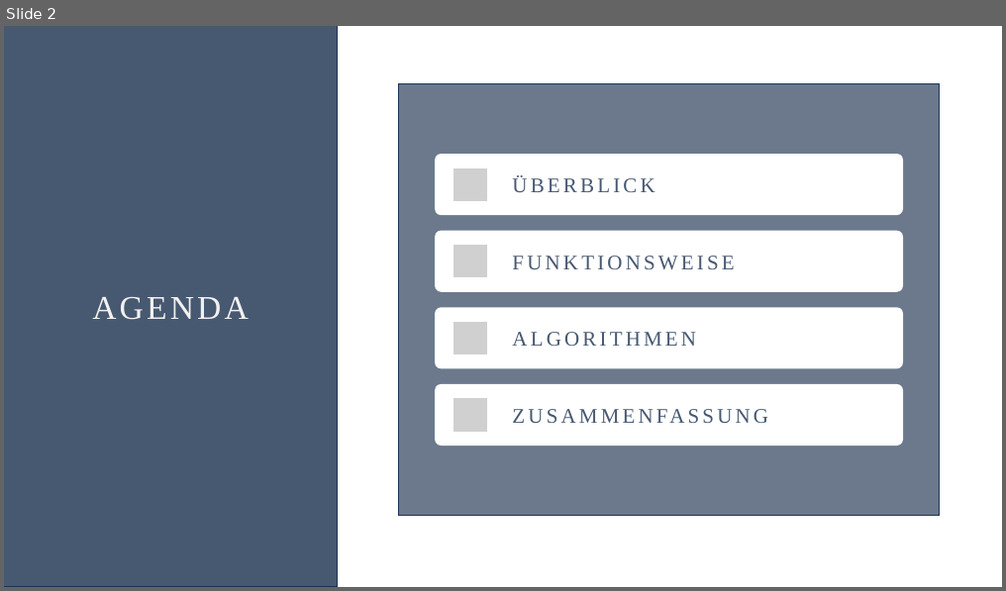
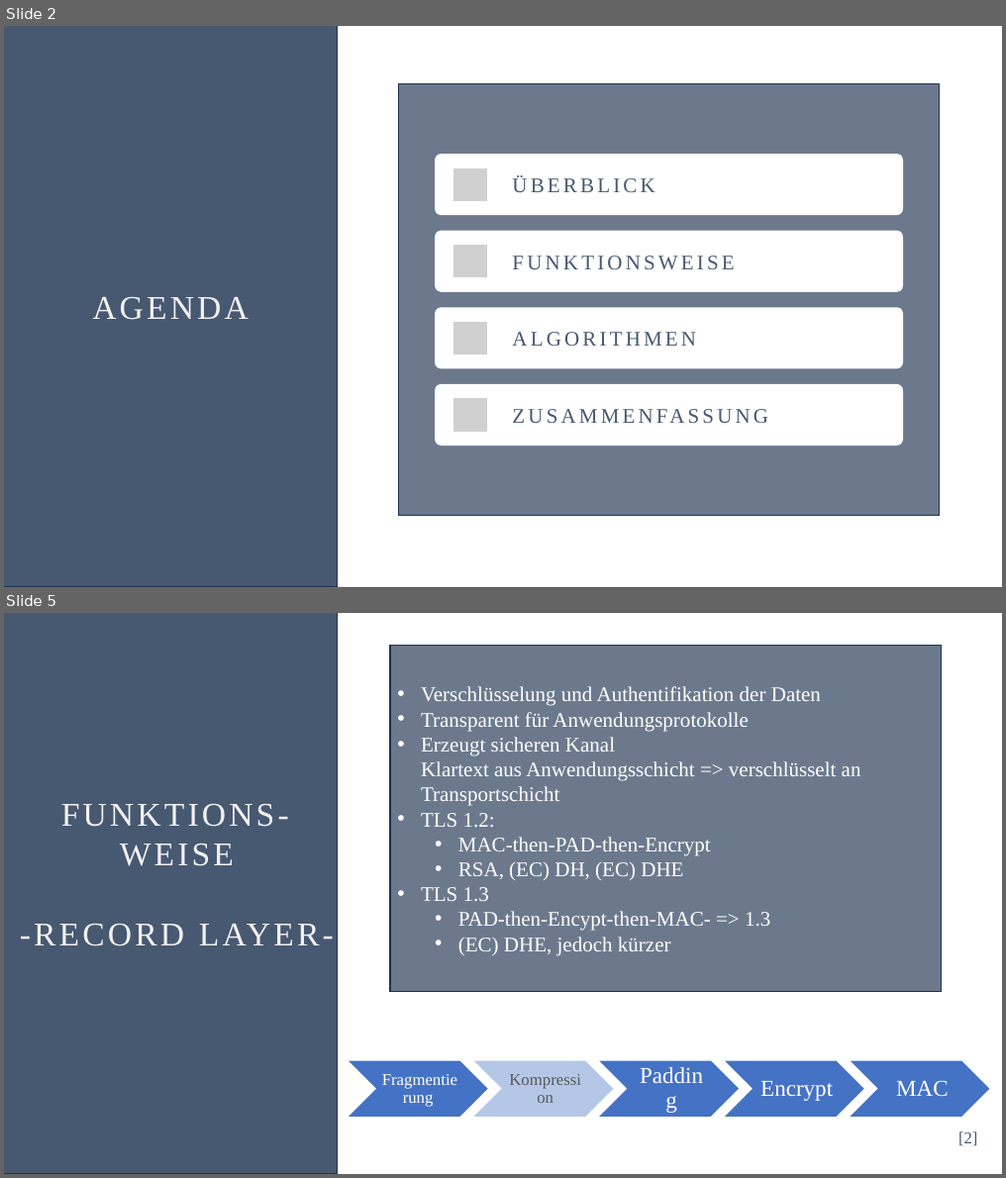
Before and after one commit to Oddl42/DLMCSITSDS01_IT_Sicherheit, a slide deck: Aufgabe/DLMCSITSDS01_Willkens_IU14073577_TLS_20240530.pptx. Shown one above the other, each under a label of ours: slide 2 before the commit, slides 2 and 5 after it; the slides between them are not shown. The pictures are 1006x591 and 1006x1178 pixels, drawn with LibreOffice and Linux fonts; fonts in the diff are those of the drawing; grey boxes stand for pictures. Boxes give left, top, right and bottom in pixels: in the first picture for what was removed or moved away, otherwise in the second. Text is boxed around its words. In the diff, an @@ line names an element or a change of style, - is before the commit and + after.

```diff
--- a/Aufgabe/DLMCSITSDS01_Willkens_IU14073577_TLS_20240530.pptx
+++ b/Aufgabe/DLMCSITSDS01_Willkens_IU14073577_TLS_20240530.pptx
@@ slide 5 added at box(4, 613, 1002, 1174), background #FFFFFF @@
@@ rectangle added at box(4, 613, 338, 1174), fill #475871, outline #1E3256 1 pt @@
@@ rounded rectangle added at box(390, 647, 936, 991), fill #6C798D, outline #1E3256 1 pt @@
@@ rectangle added at box(390, 646, 943, 992), fill #6C798D, outline #1E3256 1 pt, 20 pt, text #FFFFFF @@
+• Verschlüsselung und Authentifikation der Daten
+• Transparent für Anwendungsprotokolle
+• Erzeugt sicheren Kanal
+  Klartext aus Anwendungsschicht => verschlüsselt an Transportschicht
+• TLS 1.2:
+  • MAC-then-PAD-then-Encrypt
+  • RSA, (EC) DH, (EC) DHE
+• TLS 1.3
+  • PAD-then-Encypt-then-MAC- => 1.3
+  • (EC) DHE, jedoch kürzer
@@ text added at box(20, 804, 334, 947), 32 pt, text #F2F1F1 @@
+FUNKTIONS-
+WEISE
+-RECORD LAYER-
@@ group added at box(349, 1061, 989, 1117): 5 chevrons, 5 texts @@
+Fragmentierung
+Kompression
+Padding
+Encrypt
+MAC
@@ text added at box(958, 1132, 978, 1147), 16 pt, text #475871 @@
+[2]
```
Also in this commit, not shown: 4 slides changed, 5 other slides added, 5 slides removed.
